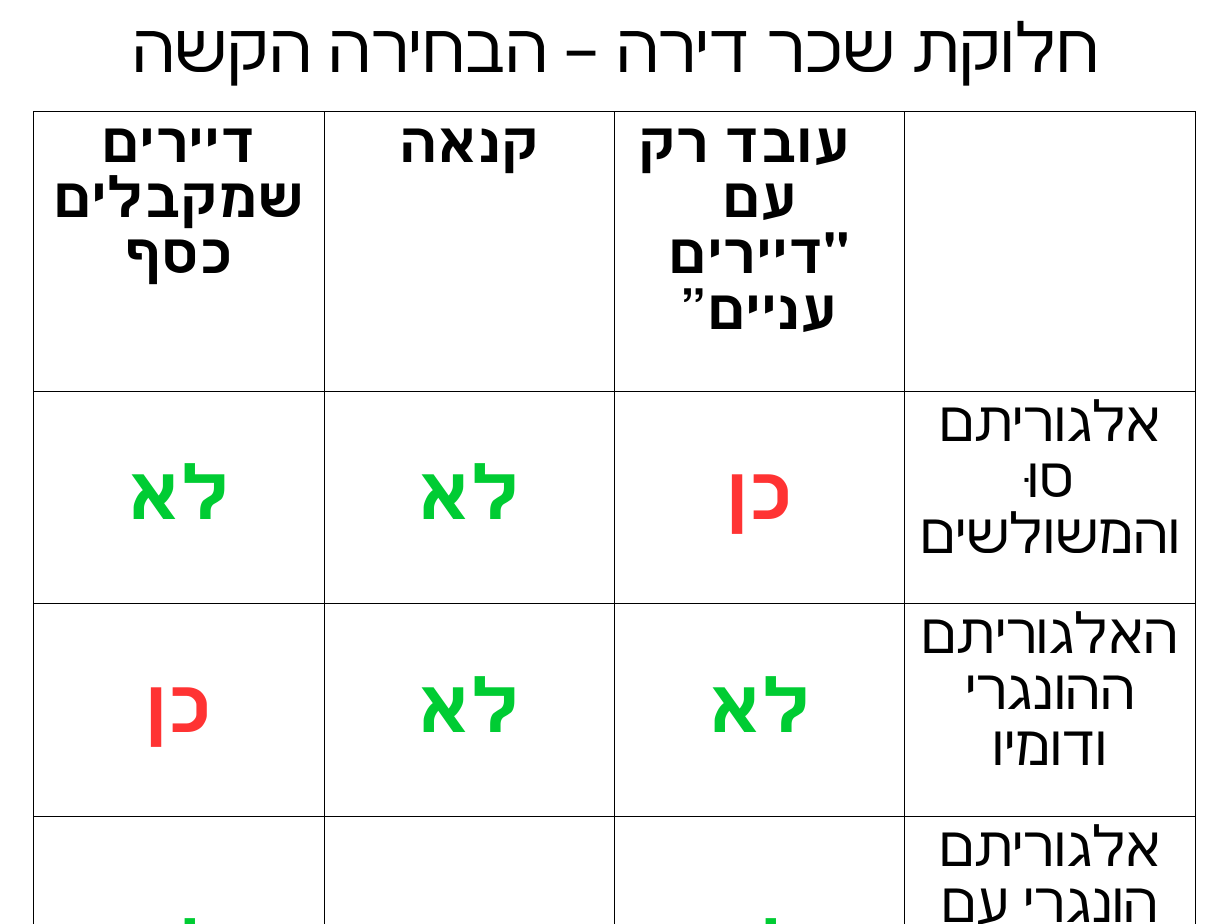
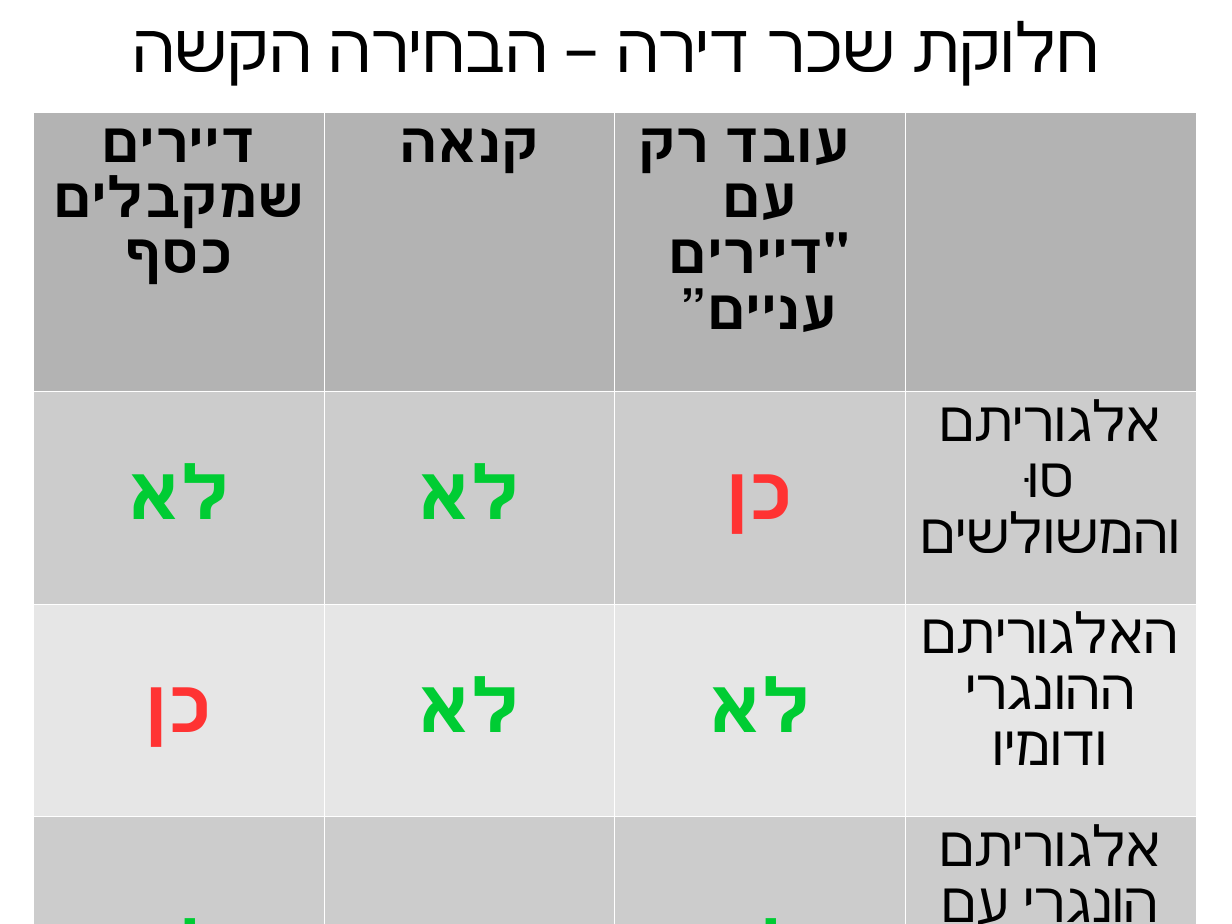
Before and after one commit to erelsgl-at-ariel/algorithms2m-5778, a slide deck: slide 16 of week08-rent-division/slides.odp. Drawn at 1232x924 pixels with LibreOffice and Linux fonts; fonts in the diff are those of the drawing. Boxes give left, top, right and bottom in pixels: in the first picture for what was removed or moved away, otherwise in the second. Text is boxed around its words. In the diff, an @@ line names an element or a change of style, - is before the commit and + after.

```diff
--- a/week08-rent-division/slides.odp
+++ b/week08-rent-division/slides.odp
@@ table at (34, 112, 1196, 924) @@
@@ fill none to #B3B3B3 in 3 cells @@
@@ fill none to #CCCCCC in 8 cells @@
@@ fill none to #E6E6E6 in row 3 @@
@@ borders changed @@
```
Also in this commit, not shown: 2 other slides changed, 2 other files.
